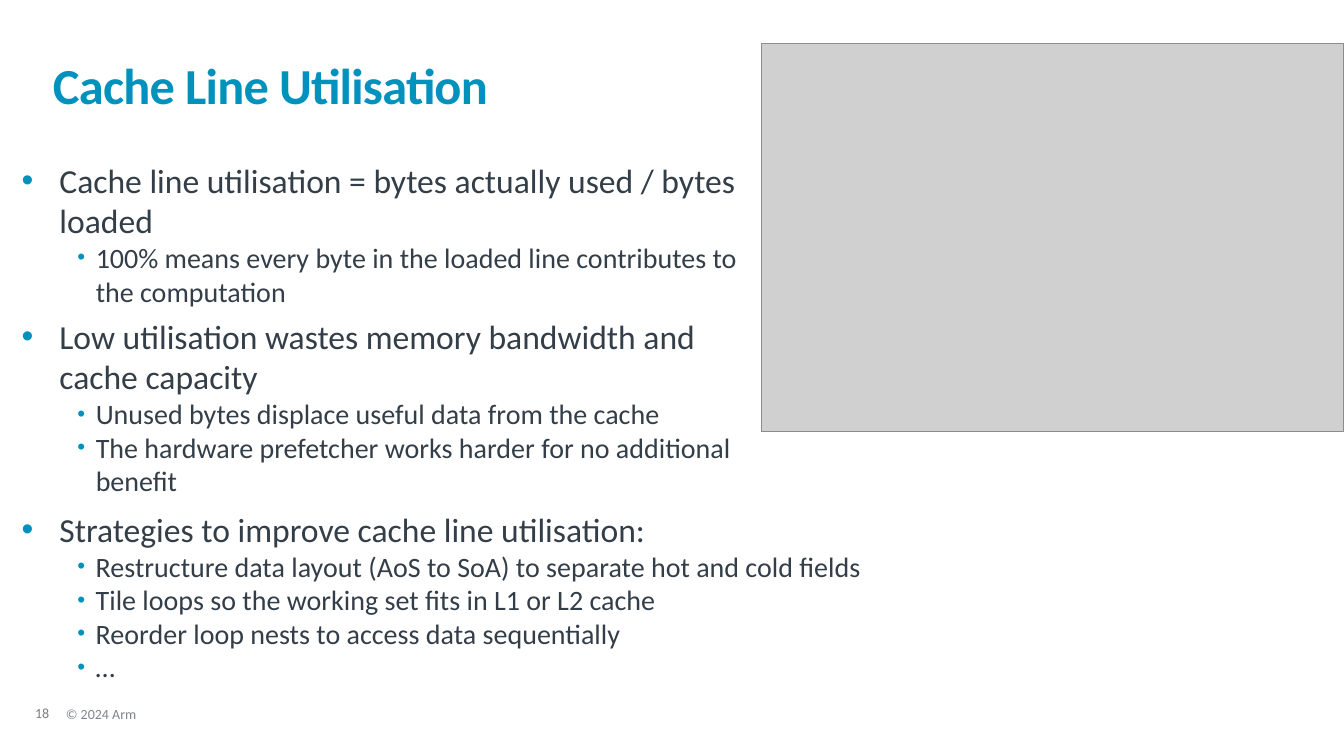
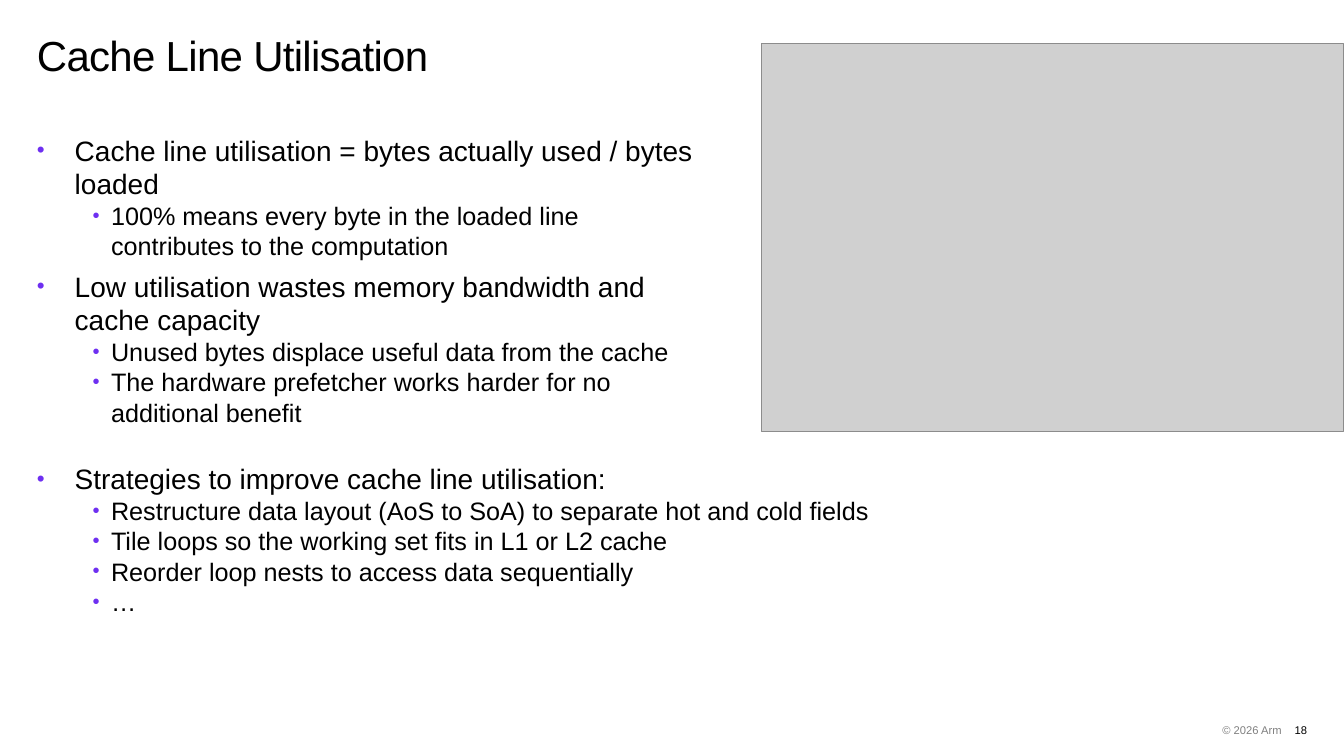
Before and after one commit to OliverGrainge/Arm-Total-Performance, a slide deck: slide 18 of slides.pptx. Drawn at 1344x756 pixels with LibreOffice and Linux fonts; fonts in the diff are those of the drawing; grey boxes stand for pictures; background and template pictures are left out. Boxes give left, top, right and bottom in pixels: in the first picture for what was removed or moved away, otherwise in the second. Text is boxed around its words. In the diff, an @@ line names an element or a change of style, - is before the commit and + after.

Commit message:
Updating slides with new 2026 format

```diff
--- a/slides.pptx
+++ b/slides.pptx
@@ title "Cache Line Utilisation": place and size @@
-title "Cache Line Utilisation" at <box>53,68,488,105</box>
+title "Cache Line Utilisation" at <box>37,40,428,72</box>
@@ title "Cache Line Utilisation" at <box>37,40,428,72</box>: size 36 to 30 pt, font Calibri to Arial, text colour #0091BD to #000000, bold off; vertical alignment middle to top @@
@@ text "Cache line utilisation = bytes ...": place and size @@
-text "Cache line utilisation = bytes ..." at <box>59,169,737,491</box>
+text "Cache line utilisation = bytes ..." at <box>75,140,692,423</box>
@@ text "Cache line utilisation = bytes ..." at <box>75,140,692,423</box>: size 24 to 20 pt in "Cache line utilisation = bytes actually used ...", "Low utilisation wastes memory bandwidth and cache ..."; font Calibri to Arial, text colour #333E48 to #000000; size 20 to 18 pt in "100% means every byte in the loaded ...", "Unused bytes displace useful data from the ...", "The hardware prefetcher works harder for no ..."; bullet colour #0091BD to #6E2FF1 @@
@@ text "Strategies to improve cache line ...": place and size @@
-text "Strategies to improve cache line ..." at <box>59,518,860,649</box>
+text "Strategies to improve cache line ..." at <box>75,468,869,586</box>
@@ text "Strategies to improve cache line ..." at <box>75,468,869,586</box>: size 24 to 20 pt in "Strategies to improve cache line utilisation:"; font Calibri to Arial, text colour #333E48 to #000000; size 20 to 18 pt in "Restructure data layout (AoS to SoA) to ...", "Tile loops so the working set fits ...", "Reorder loop nests to access data sequentially", "…"; bullet colour #0091BD to #6E2FF1 @@
@@ text removed at <box>81,710,136,719</box> @@
-© 2024 Arm
@@ text added at <box>1234,726,1282,734</box>, 8 pt, text #000000 at 50% opacity @@
+© 2026 Arm
@@ page number: place and size @@
-page number at <box>35,708,49,718</box>
+page number at <box>1295,726,1307,734</box>
@@ page number at <box>1295,726,1307,734</box>: size 10 to 8 pt, font Calibri to Arial, text colour #7F7F7F to #000000; alignment left to right @@
```
Also in this commit, not shown: 24 other slides changed, 73 slides added.
